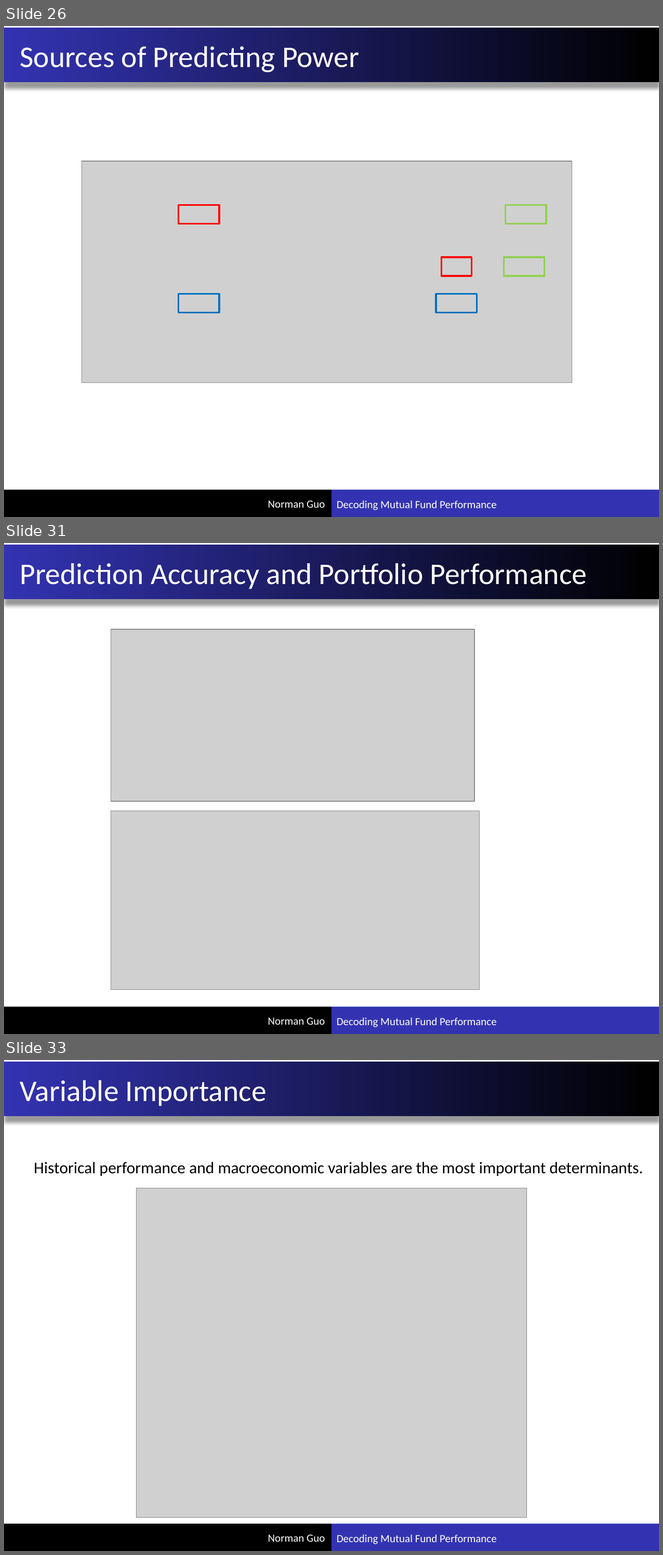
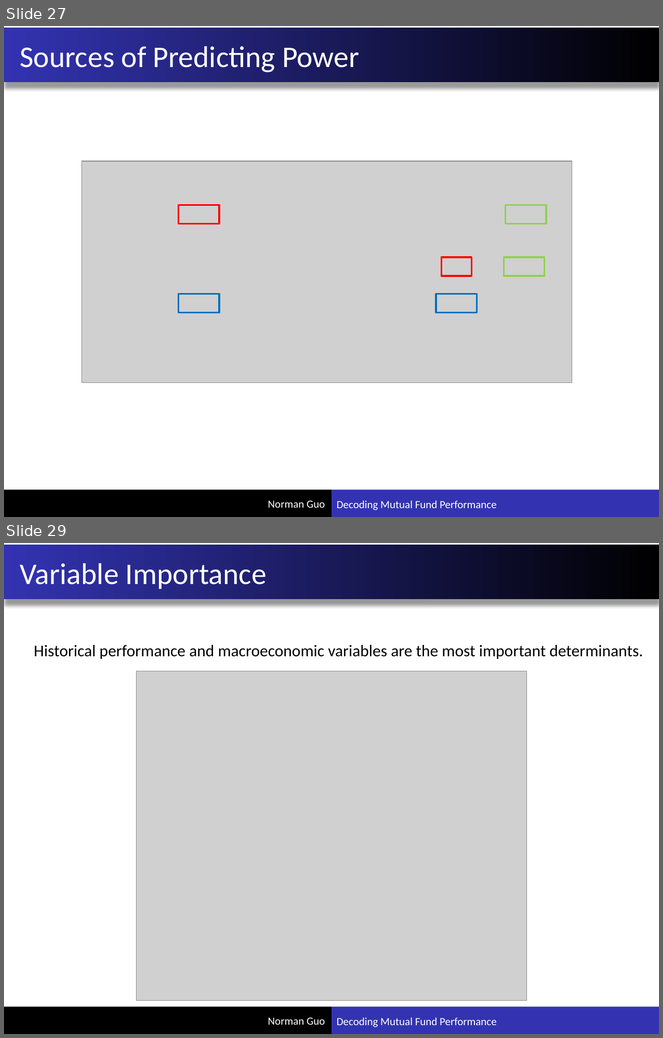
Before and after one commit to xuxiguo/ace_portfolio, a slide deck: pdf/Decoding Mutual Fund Performance.pptx. Shown one above the other, each under a label of ours: slides 26, 31 and 33 before the commit, slides 27 and 29 after it; the slides between them are not shown. The pictures are 663x1555 and 663x1038 pixels, drawn with LibreOffice and Linux fonts; fonts in the diff are those of the drawing; grey boxes stand for pictures. Boxes give left, top, right and bottom in pixels: in the first picture for what was removed or moved away, otherwise in the second. Text is boxed around its words. In the diff, an @@ line names an element or a change of style, - is before the commit and + after.

```diff
--- a/pdf/Decoding Mutual Fund Performance.pptx
+++ b/pdf/Decoding Mutual Fund Performance.pptx
@@ slide 31 removed at (4,543,659,1034), background #FFFFFF; not listed: 5 template elements that a slide beside it also shows @@
@@ title removed at (20,563,587,589) @@
-Prediction Accuracy and Portfolio Performance
@@ picture removed at (111,629,475,802) @@
@@ picture removed at (111,811,480,990) @@
@@ what was slide 26 is now slide 27 @@
@@ what was slide 33 is now slide 29 @@
```
Also in this commit, not shown: 7 slides changed, 3 slides added, 5 other slides removed.
